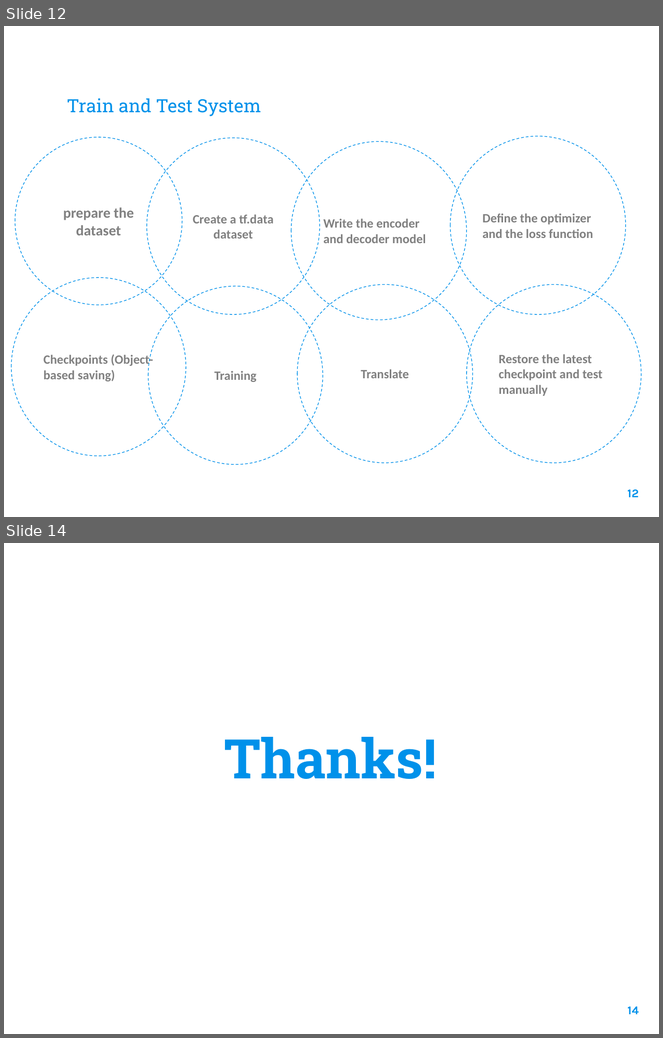
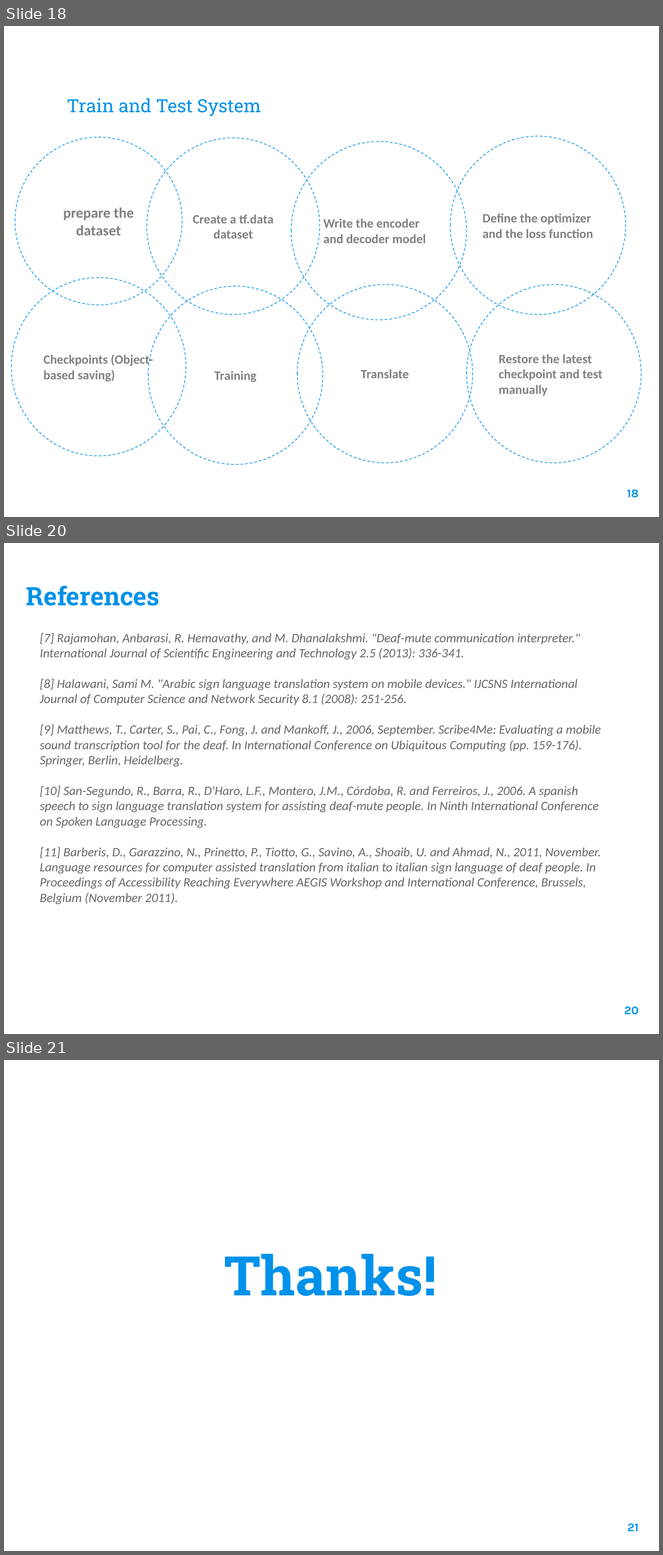
Before and after one commit to ahzia/Sign-Language-DataSet, a slide deck: 7th semester Defence Report/Final report presentation.pptx. Shown one above the other, each under a label of ours: slides 12 and 14 before the commit, slides 18, 20 and 21 after it; the slides between them are not shown. The pictures are 663x1038 and 663x1555 pixels, drawn with LibreOffice and Linux fonts; fonts in the diff are those of the drawing; background and template pictures are left out. Boxes give left, top, right and bottom in pixels: in the first picture for what was removed or moved away, otherwise in the second. Text is boxed around its words. In the diff, an @@ line names an element or a change of style, - is before the commit and + after.

```diff
--- a/7th semester Defence Report/Final report presentation.pptx
+++ b/7th semester Defence Report/Final report presentation.pptx
@@ slide 20 added at bbox=[4, 543, 659, 1034], background picture (left out) @@
@@ title added at bbox=[26, 586, 160, 606], 28 pt, text #0091EA, bold @@
+References
@@ text added at bbox=[40, 633, 601, 904], 14 pt, text #666666, italic @@
+[7] Rajamohan, Anbarasi, R. Hemavathy, and M. Dhanalakshmi. "Deaf-mute communication interpreter." International Journal of Scientific Engineering and Technology 2.5 (2013): 336-341.
+[8] Halawani, Sami M. "Arabic sign language translation system on mobile devices." IJCSNS International Journal of Computer Science and Network Security 8.1 (2008): 251-256.
+[9] Matthews, T., Carter, S., Pai, C., Fong, J. and Mankoff, J., 2006, September. Scribe4Me: Evaluating a mobile sound transcription tool for the deaf. In International Conference on Ubiquitous Computing (pp. 159-176). Springer, Berlin, Heidelberg.
+[10] San-Segundo, R., Barra, R., D'Haro, L.F., Montero, J.M., Córdoba, R. and Ferreiros, J., 2006. A spanish speech to sign language translation system for assisting deaf-mute people. In Ninth International Conference on Spoken Language Processing.
+[11] Barberis, D., Garazzino, N., Prinetto, P., Tiotto, G., Savino, A., Shoaib, U. and Ahmad, N., 2011, November. Language resources for computer assisted translation from italian to italian sign language of deaf people. In Proceedings of Accessibility Reaching Everywhere AEGIS Workshop and International Conference, Brussels, Belgium (November 2011).
@@ page number added at bbox=[624, 1007, 639, 1015], 13 pt, text #0091EA, bold @@
+20
@@ what was slide 12 is now slide 18 @@
@@ page number at bbox=[627, 490, 639, 498]: text changed @@
-12
+18
@@ what was slide 14 is now slide 21 @@
@@ page number at bbox=[627, 1524, 639, 1532]: text changed @@
-14
+21
```
Also in this commit, not shown: 2 slides changed, 6 other slides added.
